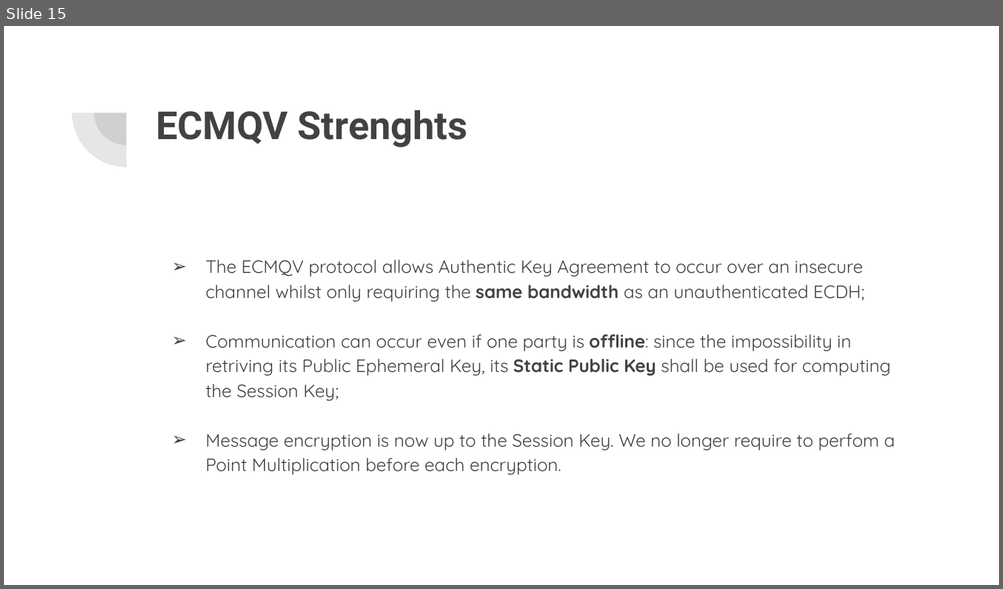
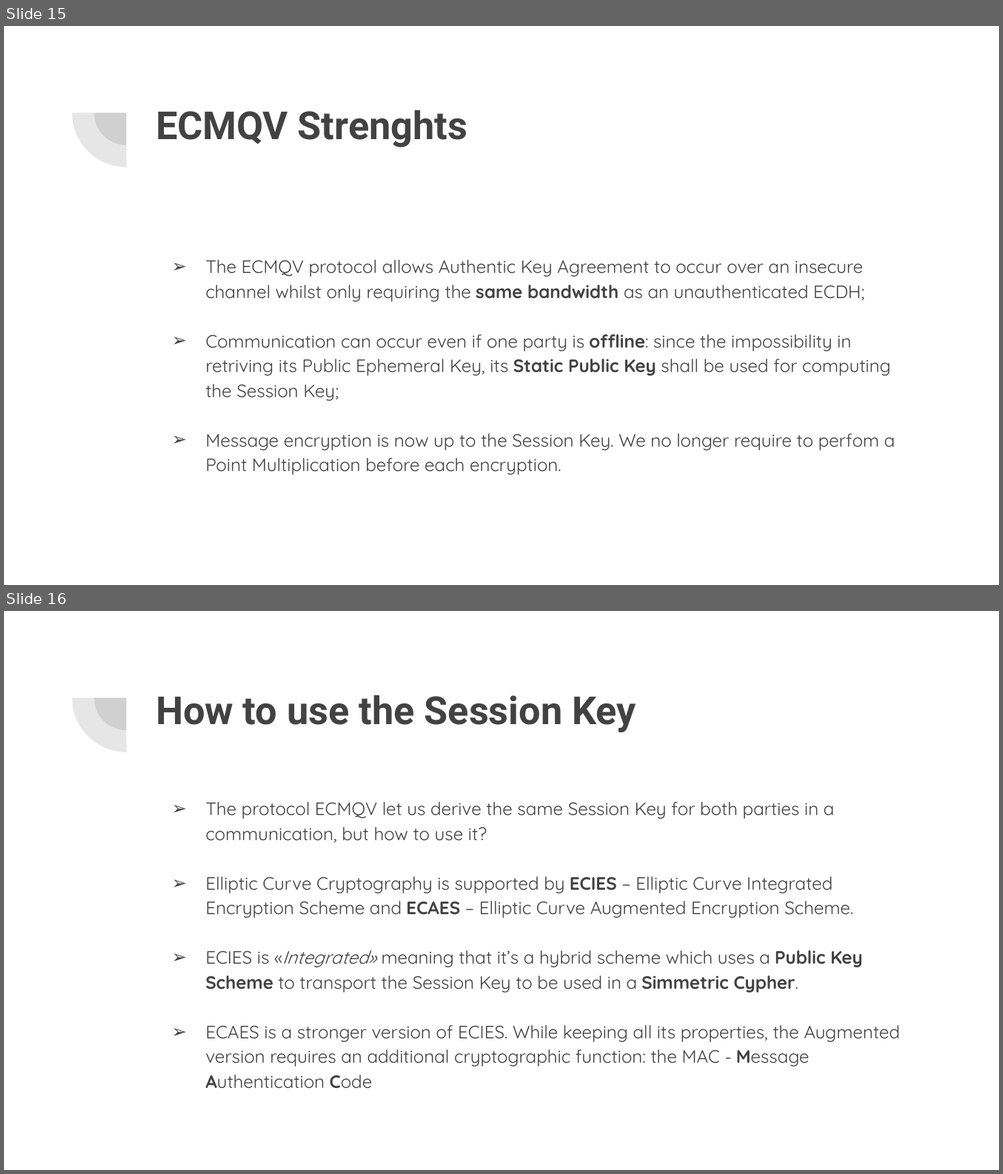
Before and after one commit to Mark692/ECC-Java, a slide deck: ECMQV.pptx. Shown one above the other, each under a label of ours: slide 15 before the commit, slides 15 and 16 after it. The pictures are 1003x589 and 1003x1174 pixels, drawn with LibreOffice and Linux fonts; fonts in the diff are those of the drawing. Boxes give left, top, right and bottom in pixels: in the first picture for what was removed or moved away, otherwise in the second. Text is boxed around its words. In the diff, an @@ line names an element or a change of style, - is before the commit and + after.

Commit message:
ECMQV presentation completed

```diff
--- a/ECMQV.pptx
+++ b/ECMQV.pptx
@@ slide 16 added at (4, 611, 999, 1170), background #FFFFFF; not listed: 2 template elements that a slide beside it also shows @@
@@ title added at (156, 695, 636, 732), 28 pt, text #424242, bold @@
+How to use the Session Key
@@ text added at (205, 802, 900, 1067), 13 pt, text #424242 @@
+➢ The protocol ECMQV let us derive the same Session Key for both parties in a communication, but how to use it?
+➢ Elliptic Curve Cryptography is supported by ECIES – Elliptic Curve Integrated Encryption Scheme and ECAES – Elliptic Curve Augmented Encryption Scheme.
+➢ ECIES is «Integrated» meaning that it’s a hybrid scheme which uses a Public Key Scheme to transport the Session Key to be used in a Simmetric Cypher.
+➢ ECAES is a stronger version of ECIES. While keeping all its properties, the Augmented version requires an additional cryptographic function: the MAC - Message Authentication Code
```
Also in this commit, not shown: 2 slides changed, 20 other slides added, 2 slides removed.
